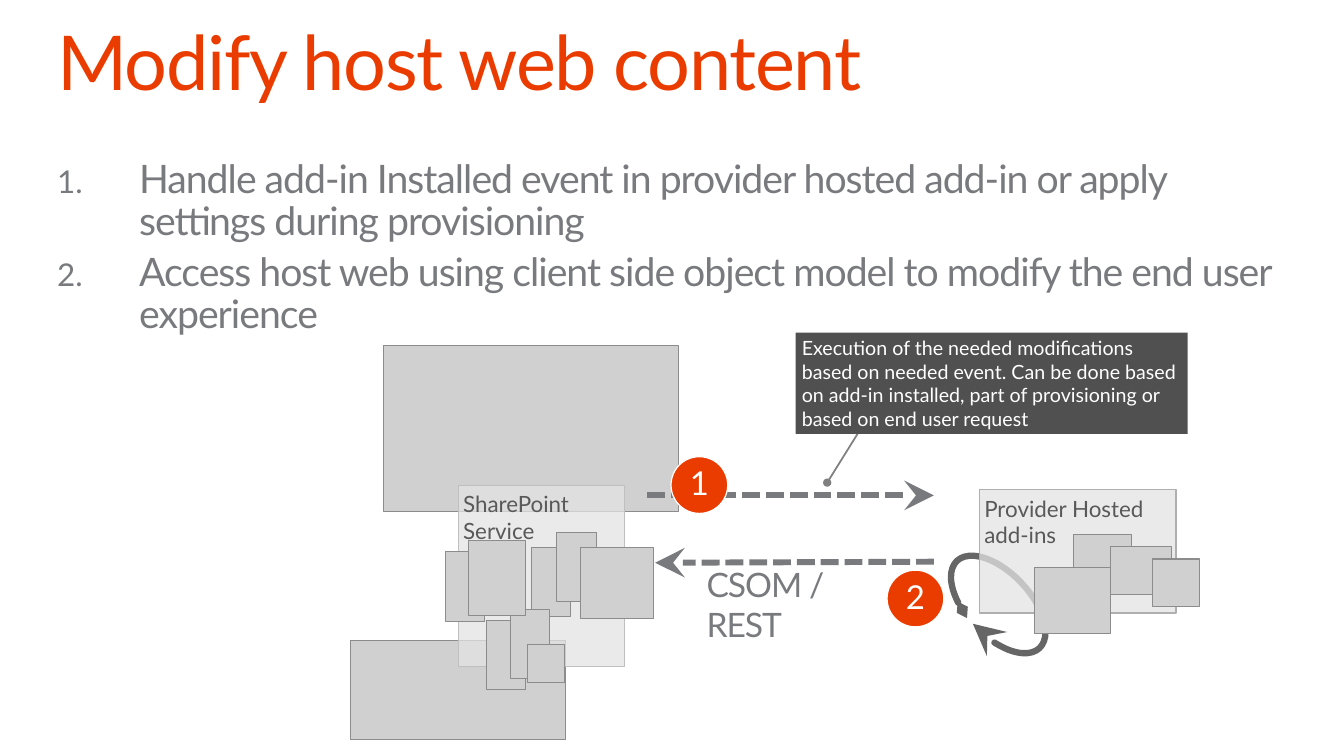
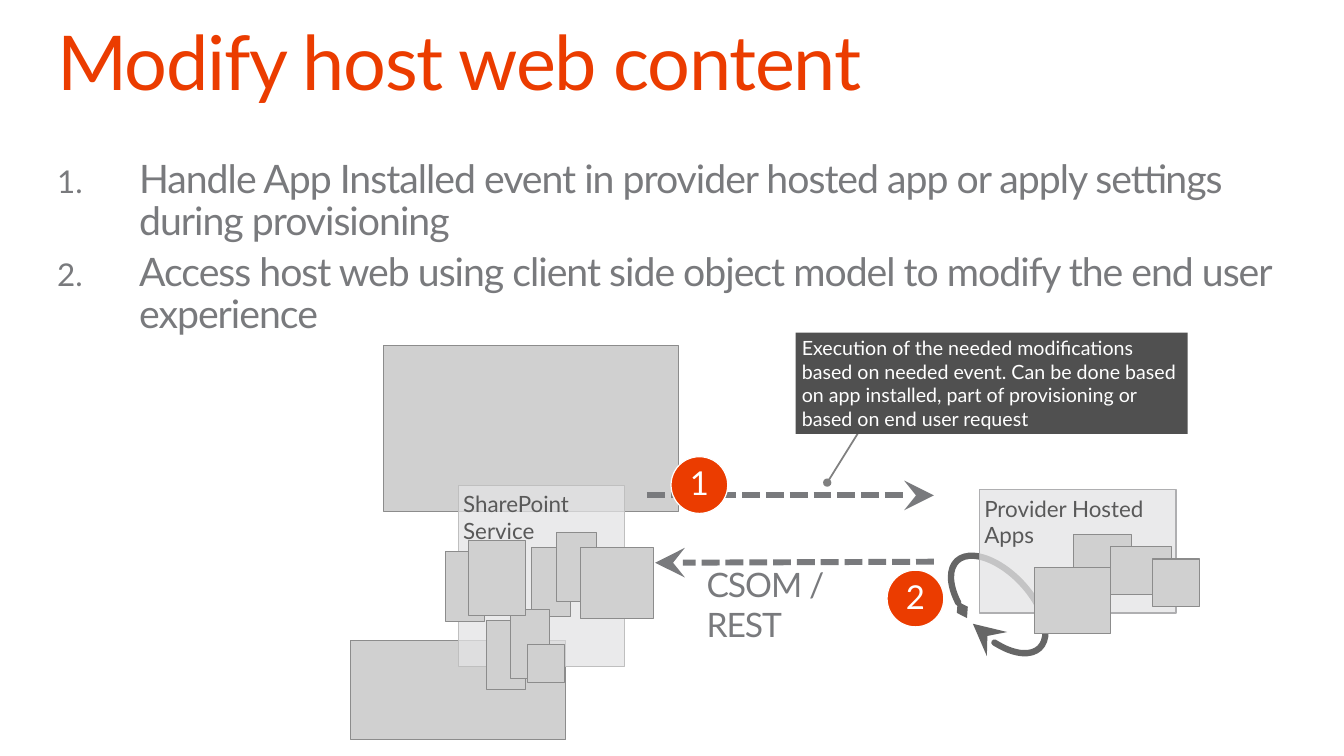
Before and after one commit to OfficeDev/TrainingContent, a slide deck: slide 10 of O3658/02 Managing site settings using app model/2_SiteManagement.pptx. Drawn at 1344x756 pixels with LibreOffice and Linux fonts; fonts in the diff are those of the drawing; grey boxes stand for pictures; background and template pictures are left out. Boxes give left, top, right and bottom in pixels: in the first picture for what was removed or moved away, otherwise in the second. Text is boxed around its words. In the diff, an @@ line names an element or a change of style, - is before the commit and + after.

```diff
--- a/O3658/02 Managing site settings using app model/2_SiteManagement.pptx
+++ b/O3658/02 Managing site settings using app model/2_SiteManagement.pptx
@@ text at (x1=139, y1=164, x2=1222, y2=242): text changed @@
-1. Handle add-in Installed event in provider hosted add-in or apply settings during provisioning
+1. Handle App Installed event in provider hosted app or apply settings during provisioning
@@ text in rectangle at (x1=802, y1=340, x2=1176, y2=430): text changed @@
-  Execution of the needed modifications based on needed event. Can be done based on add-in installed, part of provisioning or based on end user request
+  Execution of the needed modifications based on needed event. Can be done based on app installed, part of provisioning or based on end user request
@@ text in rectangle at (x1=984, y1=500, x2=1143, y2=547): text changed @@
-Provider Hosted add-ins
+Provider Hosted Apps
```
Also in this commit, not shown: 15 other slides changed, 1 slide added, 1 slide removed, 1 other file.
